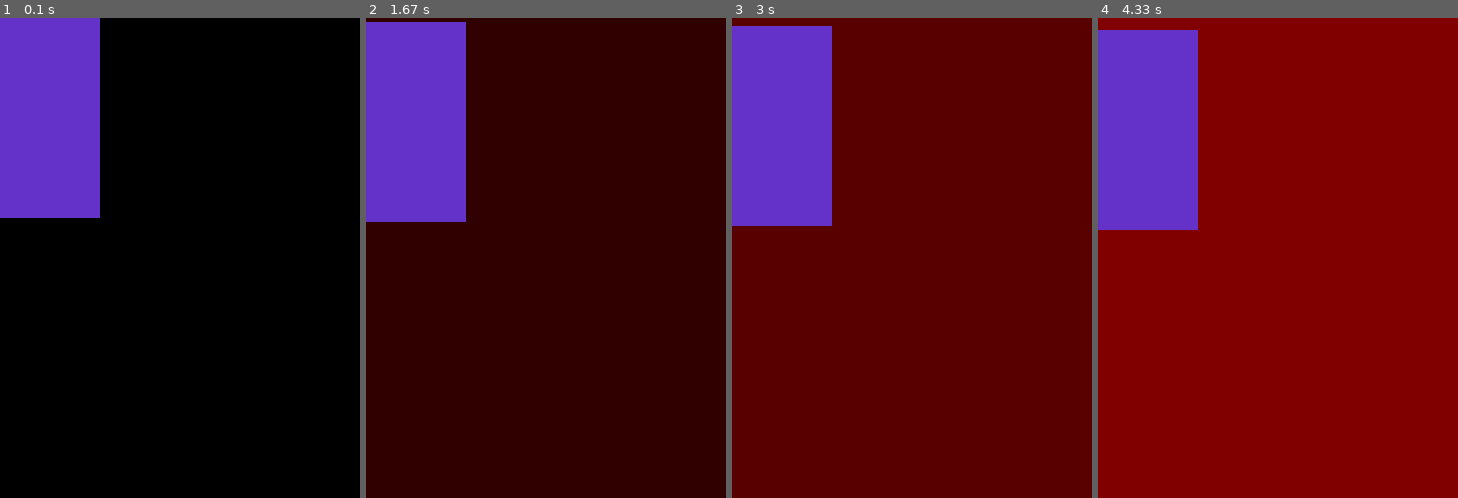
Above: before the commit, frames 1-4 (left to right).
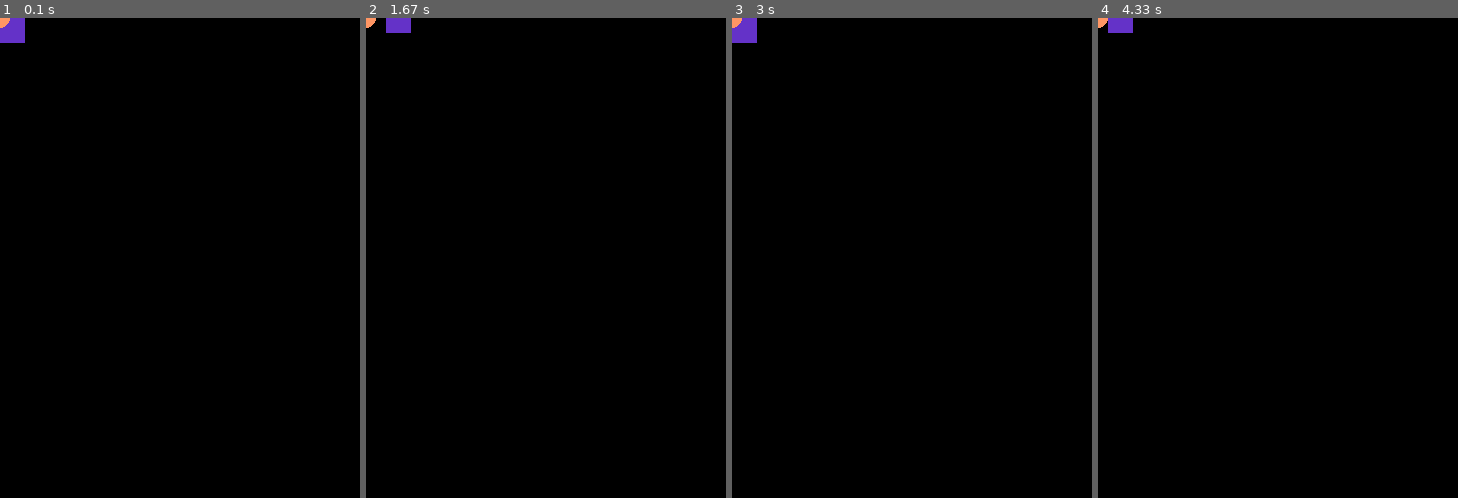
Above: after the commit, the same moments.

Repository: ternyfr/template-pygame
Game: pygame game, started from game.py
The game is run twice, just before and just after one commit, with the same random seed, the same clock (stepped at 60 frames per second) and the same inputs.
Inputs:
- Up to frame 1 (0.1 s): no input
- Up to frame 2 (1.67 s): hold D 0.33-0.8 s; hold W 0.83-1.13 s; hold D 1.17-1.63 s
- Up to frame 3 (3 s): hold A 1.67-2.2 s; hold S 2.23-2.53 s; tap Space at 2.57 s; hold A from 2.9 s (still down)
- Up to frame 4 (4.33 s): release A at 3.3 s; hold W 3.33-3.7 s; hold D from 3.73 s (still down)

The runs differ from the first frame. In frame 1, 11% of the frame differs, in the area x 0-28%, y 0-42%; in frame 2, 100%; in frame 3, 100%; in frame 4, 100%, in the area x 0-100%, y 0-100%.

Commit message:
Update game.py

Diff:
--- a/game.py
+++ b/game.py
@@ -1,5 +1,6 @@
+import random
+import time
 import pygame
-import random
 
 WIDTH = 360
 HEIGHT = 480
@@ -27,33 +28,51 @@
 isbl = False
 
 y = 0
-
+x = 0
+colorap = (255, 150, 100)
+xap = 0
+yap = 0
+#460 340
 while running:
     clock.tick(FPS)
     screen.fill((red, green, blue))
-    if isgr == True:
-        blue = blue + 1
-        if blue == 255:
-            blue = 0
-            ifbl = True
-    else:
-        if isredmax == True:
-            green = green + 1
-            if green == 255:
-                green = 0
-                isgr = True
-        else:
-            red = red+1
-        if red == 255:
-            red = 0
-            isredmax = True
+    # if isgr == True:
+    #     blue = blue + 1
+    #     if blue == 255:
+    #         blue = 0
+    #         ifbl = True
+    # else:
+    #     if isredmax == True:
+    #         green = green + 1
+    #         if green == 255:
+    #             green = 0
+    #             isgr = True
+    #     else:
+    #         red = red+1
+    #     if red == 255:
+    #         red = 0
+    #         isredmax = True
 
-    pygame.draw.rect(screen, (100,50,200), [0, y, 100, 200])
-    y = y+0.1
+    #проверка нажатия на клавиши движения
+    pygame.draw.rect(screen, (100,50,200), [x, y, 25, 25])
+    pygame.draw.circle(screen, (colorap), [xap, yap], 10)
+    for event in pygame.event.get():
 
-    for event in pygame.event.get():
         if event.type == pygame.QUIT:
             running = False
+        if event.type == pygame.KEYDOWN:
+            if event.key == pygame.K_w:
+                y = y - 10
+            if event.key == pygame.K_a:
+                x = x - 10
+            if event.key == pygame.K_s:
+                y = y + 10
+                print(y)
+            if event.key == pygame.K_d:
+                x = x + 10
+                print(x)
+            if event.key == pygame.K_SPACE:
+                print("space nachal")
     pygame.display.flip()
 
 pygame.quit()
